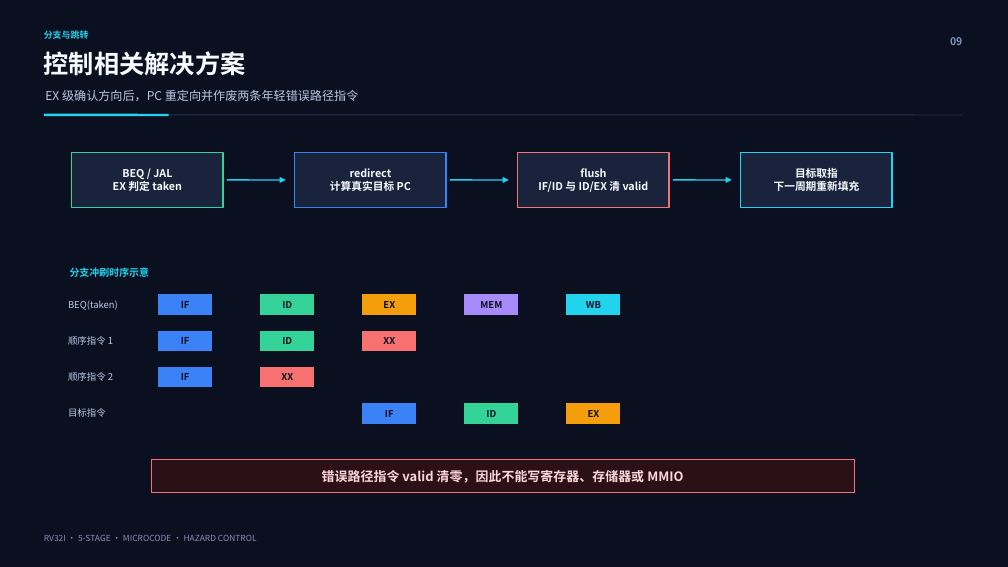
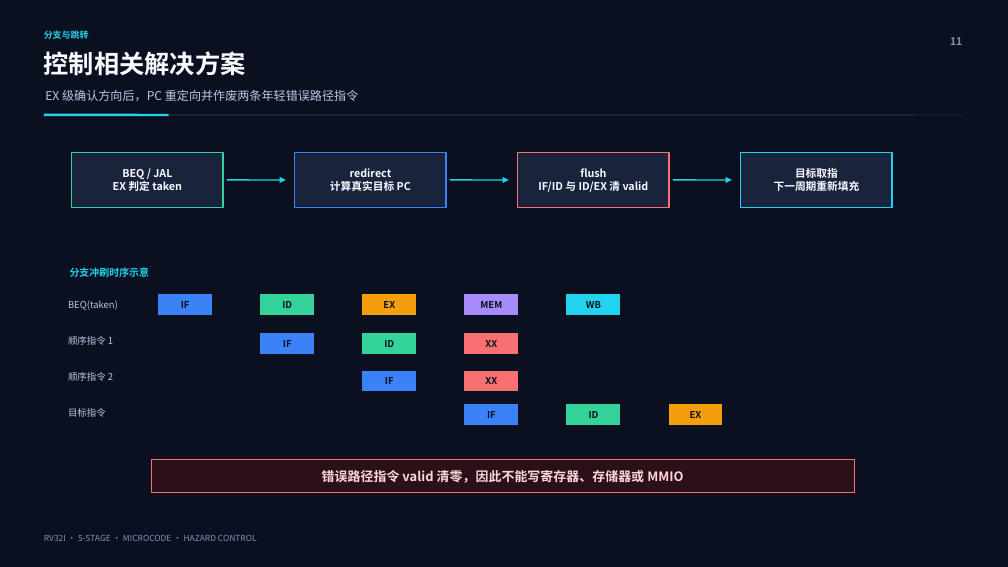
Before and after one commit to Neon246760/CPU-Course-Design, a slide deck: slide 11 of docs/中期汇报ppt/计组中期_含仿真波形_三人答辩补充版_修复版.pptx (slide 9 before the commit). Drawn at 1008x567 pixels with LibreOffice and Linux fonts; fonts in the diff are those of the drawing. Boxes give left, top, right and bottom in pixels: in the first picture for what was removed or moved away, otherwise in the second. Text is boxed around its words. In the diff, an @@ line names an element or a change of style, - is before the commit and + after.

```diff
--- a/docs/中期汇报ppt/计组中期_含仿真波形_三人答辩补充版_修复版.pptx
+++ b/docs/中期汇报ppt/计组中期_含仿真波形_三人答辩补充版_修复版.pptx
@@ text at (950, 37, 962, 45): text changed @@
-09
+11
@@ 3 rectangles: place and size @@
-3 rectangles at (159, 331, 416, 351)
+3 rectangles at (261, 334, 518, 354)
@@ rectangle "IF": place and size @@
-rectangle "IF" at (159, 368, 212, 387)
+rectangle "IF" at (363, 371, 416, 391)
@@ rectangle "XX": place and size @@
-rectangle "XX" at (261, 368, 314, 387)
+rectangle "XX" at (465, 371, 518, 391)
@@ 3 rectangles: place and size @@
-3 rectangles at (363, 404, 620, 423)
+3 rectangles at (465, 405, 722, 424)
```
Also in this commit, not shown: 4 other slides changed, 3 other files.
